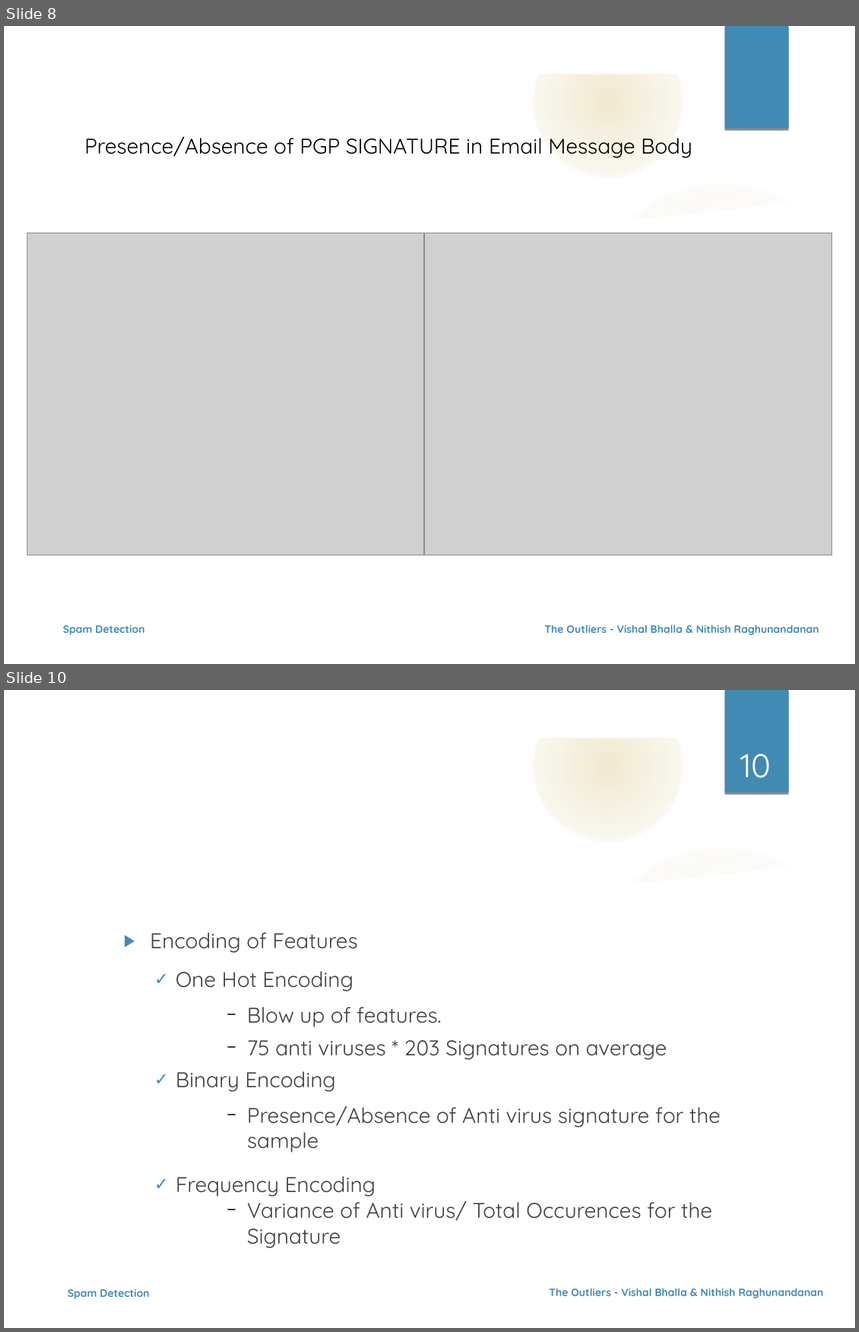
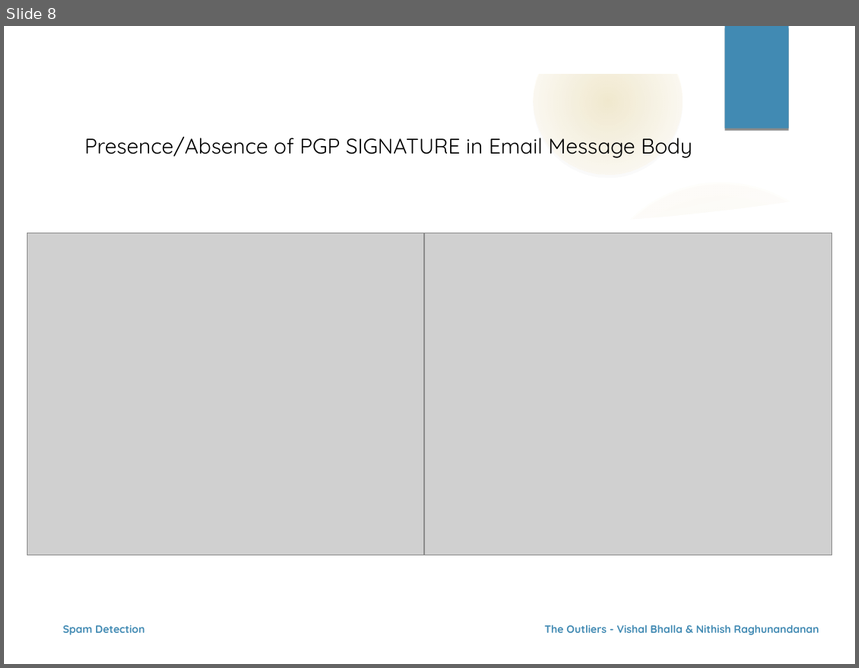
Before and after one commit to nehgu/Anomaly-Detection, a slide deck: Challenges/Spam Filtering Challenge 4/Ppt - Spam Detection Challenge-4.odp. Shown one above the other, each under a label of ours: slides 8 and 10 before the commit, slide 8 after it; the slides between them are not shown. The pictures are 859x1332 and 859x668 pixels, drawn with LibreOffice and Linux fonts; fonts in the diff are those of the drawing; grey boxes stand for pictures; background and template pictures are left out. Boxes give left, top, right and bottom in pixels: in the first picture for what was removed or moved away, otherwise in the second. Text is boxed around its words. In the diff, an @@ line names an element or a change of style, - is before the commit and + after.

```diff
--- a/Challenges/Spam Filtering Challenge 4/Ppt - Spam Detection Challenge-4.odp
+++ b/Challenges/Spam Filtering Challenge 4/Ppt - Spam Detection Challenge-4.odp
@@ slide 10 removed at (4, 690, 855, 1328), background picture (left out); not listed: 9 template elements that a slide beside it also shows @@
@@ page number removed at (740, 754, 771, 778) @@
-10
@@ title removed at (85, 776, 676, 842) @@
-Feature Engineering(2)
@@ text removed at (150, 932, 721, 1249) @@
-  ▶ Encoding of Features
-    ✓ One Hot Encoding
-      − Blow up of features.
-      − 75 anti viruses * 203 Signatures on average
-    ✓ Binary Encoding
-      − Presence/Absence of Anti virus signature for the sample
-    ✓ Frequency Encoding
-      − Variance of Anti virus/ Total Occurences for the Signature
@@ text removed at (68, 1290, 149, 1300) @@
-Spam Detection
@@ text removed at (549, 1288, 824, 1299) @@
-The Outliers - Vishal Bhalla & Nithish Raghunandanan
```
Also in this commit, not shown: 10 slides changed, 4 slides added.
